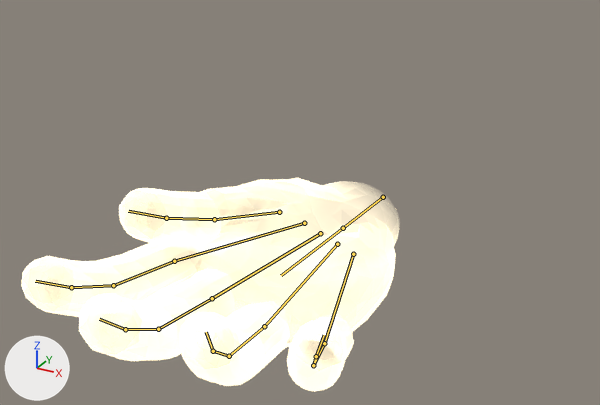
Before and after pictures for a commit that changed the Blender file art/blender/hand/zenscape-god-hand.blend.
Rendered twice from a 50 mm lens placed at (0.767, -1.228, 1.638), pointed at (-0.124, 0.392, 0.828). Arrows for +X, +Y and +Z are at lower left; the lights stay in place. The older version comes first. Both versions are drawn at frame 12 of the action 'CupOut'; the numbers are the values there. The bones that bend it are drawn over the model as lines.

Names of what the first picture shows: 'GodHand'.
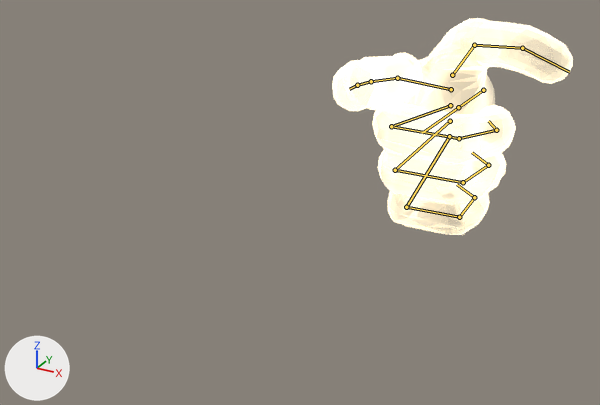
Patch to the scene script:
```diff
--- a/art/blender/hand/zenscape-god-hand.blend.py
+++ b/art/blender/hand/zenscape-god-hand.blend.py
@@ bone_wrist @@
 bone_wrist = bpy.data.objects['GodHandRig'].pose.bones['Wrist']  # child of 'Root'
-bone_wrist.location = (0.072, -0.507, 0.704)
-bone_wrist.rotation_quaternion = (0.18, 0.003, 0.984, 0.022)  # degrees (-3, 159, -1)
+bone_wrist.location = (0.014, -1.211, 0.847)
+bone_wrist.rotation_quaternion = (0.688, 0.012, 0.725, 0.013)  # degrees (-34, 94, -34)
@@ bone_index1 @@
 bone_index1 = bpy.data.objects['GodHandRig'].pose.bones['Index1']  # child of 'MetaIndex'
-bone_index1.rotation_quaternion = (0.999, -0.032, 0.0, -0.001)  # degrees (-4, 0, 0)
+bone_index1.rotation_quaternion = (0.998, 0.006, 0.0, 0.062)  # degrees (1, 0, 7)
@@ bone_index2 @@
 bone_index2 = bpy.data.objects['GodHandRig'].pose.bones['Index2']  # child of 'Index1'
-bone_index2.rotation_quaternion = (0.997, -0.083, 0.0, 0.0)  # degrees (-10, 0, 0)
+bone_index2.rotation_quaternion = (1.0, -0.005, 0.0, 0.0)  # degrees (-1, 0, 0)
@@ bone_middle1 @@
 bone_middle1 = bpy.data.objects['GodHandRig'].pose.bones['Middle1']  # child of 'MetaMiddle'
-bone_middle1.rotation_quaternion = (0.998, -0.066, 0.002, -0.023)  # degrees (-8, 0, -3)
+bone_middle1.rotation_quaternion = (0.836, -0.548, -0.02, 0.031)  # degrees (-67, 0, 4)
@@ bone_middle2 @@
 bone_middle2 = bpy.data.objects['GodHandRig'].pose.bones['Middle2']  # child of 'Middle1'
-bone_middle2.rotation_quaternion = (0.994, -0.107, 0.0, 0.0)  # degrees (-12, 0, 0)
+bone_middle2.rotation_quaternion = (0.755, -0.656, 0.0, 0.0)  # degrees (-82, 0, 0)
@@ bone_middle3 @@
 bone_middle3 = bpy.data.objects['GodHandRig'].pose.bones['Middle3']  # child of 'Middle2'
-bone_middle3.rotation_quaternion = (0.999, -0.045, 0.0, 0.0)  # degrees (-5, 0, 0)
+bone_middle3.rotation_quaternion = (0.936, -0.351, 0.0, 0.0)  # degrees (-41, 0, 0)
@@ bone_ring1 @@
 bone_ring1 = bpy.data.objects['GodHandRig'].pose.bones['Ring1']  # child of 'MetaRing'
-bone_ring1.rotation_quaternion = (0.995, -0.095, 0.004, -0.039)  # degrees (-11, 0, -5)
+bone_ring1.rotation_quaternion = (0.808, -0.589, -0.003, 0.004)  # degrees (-72, 0, 1)
@@ bone_ring2 @@
 bone_ring2 = bpy.data.objects['GodHandRig'].pose.bones['Ring2']  # child of 'Ring1'
-bone_ring2.rotation_quaternion = (0.992, -0.128, 0.0, 0.0)  # degrees (-15, 0, 0)
+bone_ring2.rotation_quaternion = (0.733, -0.68, 0.0, 0.0)  # degrees (-86, 0, 0)
@@ bone_ring3 @@
 bone_ring3 = bpy.data.objects['GodHandRig'].pose.bones['Ring3']  # child of 'Ring2'
-bone_ring3.rotation_quaternion = (0.998, -0.06, 0.0, 0.0)  # degrees (-7, 0, 0)
+bone_ring3.rotation_quaternion = (0.931, -0.366, 0.0, 0.0)  # degrees (-43, 0, 0)
@@ bone_pinky1 @@
 bone_pinky1 = bpy.data.objects['GodHandRig'].pose.bones['Pinky1']  # child of 'MetaPinky'
-bone_pinky1.rotation_quaternion = (0.989, -0.13, 0.009, -0.065)  # degrees (-15, 0, -8)
+bone_pinky1.rotation_quaternion = (0.791, -0.611, 0.019, -0.024)  # degrees (-75, 0, -4)
@@ bone_pinky2 @@
 bone_pinky2 = bpy.data.objects['GodHandRig'].pose.bones['Pinky2']  # child of 'Pinky1'
-bone_pinky2.rotation_quaternion = (0.989, -0.147, 0.0, 0.0)  # degrees (-17, 0, 0)
+bone_pinky2.rotation_quaternion = (0.725, -0.689, 0.0, 0.0)  # degrees (-87, 0, 0)
@@ bone_pinky3 @@
 bone_pinky3 = bpy.data.objects['GodHandRig'].pose.bones['Pinky3']  # child of 'Pinky2'
-bone_pinky3.rotation_quaternion = (0.997, -0.075, 0.0, 0.0)  # degrees (-9, 0, 0)
+bone_pinky3.rotation_quaternion = (0.925, -0.38, 0.0, 0.0)  # degrees (-45, 0, 0)
@@ bone_thumb1 @@
 bone_thumb1 = bpy.data.objects['GodHandRig'].pose.bones['Thumb1']  # child of 'Hand'
-bone_thumb1.rotation_quaternion = (0.988, -0.01, 0.041, -0.151)  # degrees (-2, 4, -17)
+bone_thumb1.rotation_quaternion = (0.978, -0.158, 0.068, 0.119)  # degrees (-17, 10, 12)
@@ bone_thumb2 @@
 bone_thumb2 = bpy.data.objects['GodHandRig'].pose.bones['Thumb2']  # child of 'Thumb1'
-bone_thumb2.rotation_quaternion = (1.0, -0.022, 0.0, 0.0)  # degrees (-3, 0, 0)
+bone_thumb2.rotation_quaternion = (0.968, -0.249, 0.0, 0.0)  # degrees (-29, 0, 0)
@@ bone_thumb3 @@
 bone_thumb3 = bpy.data.objects['GodHandRig'].pose.bones['Thumb3']  # child of 'Thumb2'
-bone_thumb3.rotation_quaternion = (1.0, -0.005, 0.0, 0.0)  # degrees (-1, 0, 0)
+bone_thumb3.rotation_quaternion = (0.98, -0.198, 0.0, 0.0)  # degrees (-23, 0, 0)
```

Changed parts and their boxes [x1, y1, x2, y2] in the pictures (600 x 405 px):
'GodHand', posed (36% narrower)
    before: [21, 178, 396, 392]
    after: [332, 18, 573, 235]
bone 'Wrist', root to tip
    before: (383, 197) to (343, 228)
    after: (483, 90) to (458, 107)
bone 'Index1', root to tip
    before: (174, 261) to (113, 285)
    after: (397, 78) to (371, 81)
bone 'Index2', root to tip
    before: (113, 285) to (71, 287)
    after: (371, 81) to (357, 85)
bone 'Middle1', root to tip
    before: (212, 298) to (158, 329)
    after: (391, 126) to (459, 138)
bone 'Middle2', root to tip
    before: (158, 329) to (125, 329)
    after: (459, 138) to (496, 130)
bone 'Middle3', root to tip
    before: (125, 329) to (99, 319)
    after: (496, 130) to (488, 121)
bone 'Ring1', root to tip
    before: (264, 326) to (229, 356)
    after: (395, 170) to (463, 182)
bone 'Ring2', root to tip
    before: (229, 356) to (213, 351)
    after: (463, 182) to (488, 165)
bone 'Ring3', root to tip
    before: (213, 351) to (206, 332)
    after: (488, 165) to (472, 152)
bone 'Pinky1', root to tip
    before: (324, 343) to (313, 365)
    after: (406, 207) to (459, 217)
bone 'Pinky2', root to tip
    before: (313, 365) to (316, 356)
    after: (459, 217) to (474, 197)
bone 'Pinky3', root to tip
    before: (316, 356) to (324, 335)
    after: (474, 197) to (457, 184)
bone 'Thumb1', root to tip
    before: (279, 212) to (214, 219)
    after: (452, 75) to (474, 45)
bone 'Thumb2', root to tip
    before: (214, 219) to (166, 218)
    after: (474, 45) to (522, 48)
bone 'Thumb3', root to tip
    before: (166, 218) to (128, 211)
    after: (522, 48) to (569, 72)
